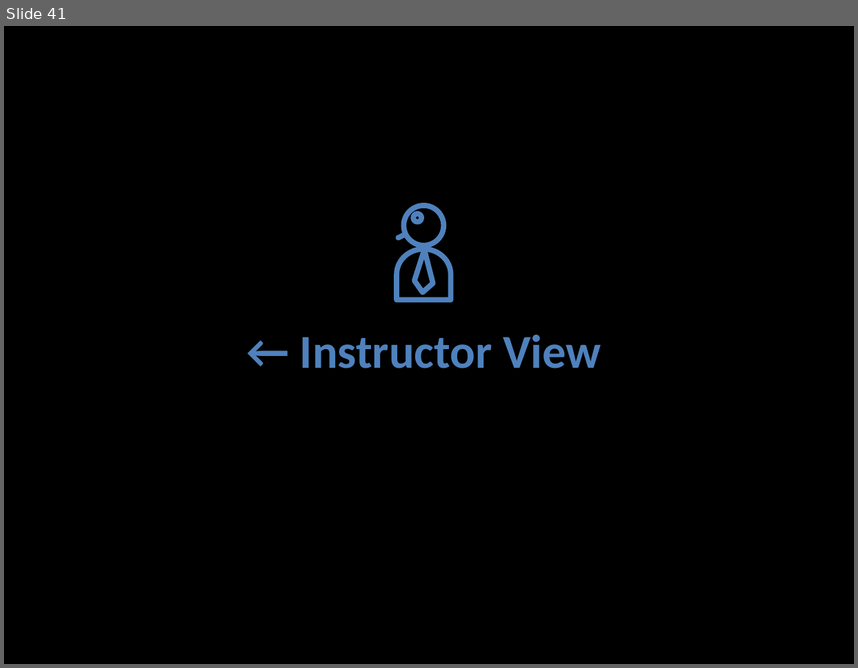
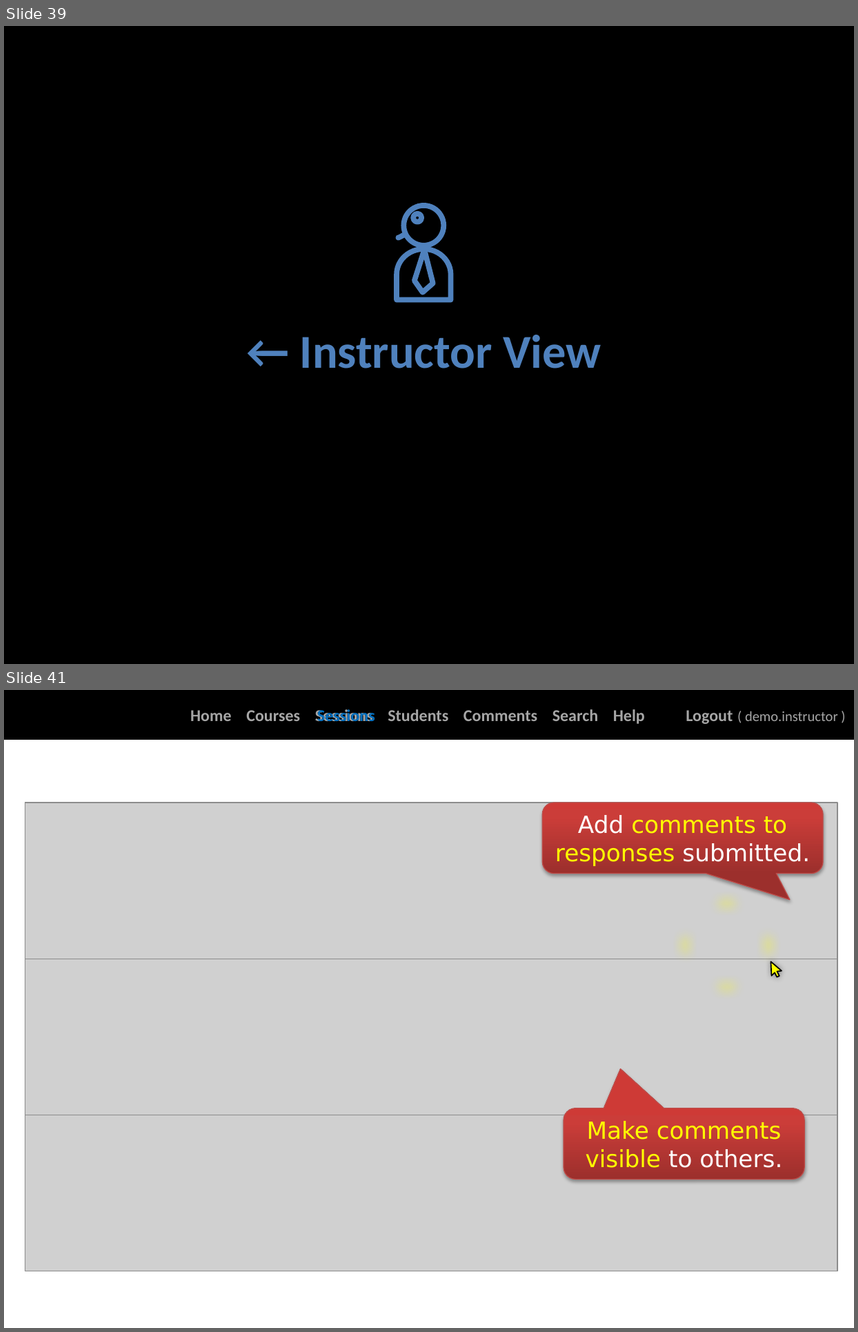
Before and after one commit to TEAMMATES/teammates, a slide deck: doc/video/video tour.pptx. Shown one above the other, each under a label of ours: slide 41 before the commit, slides 39 and 41 after it; the slides between them are not shown. The pictures are 858x668 and 858x1332 pixels, drawn with LibreOffice and Linux fonts; fonts in the diff are those of the drawing; grey boxes stand for pictures; background and template pictures are left out. Boxes give left, top, right and bottom in pixels: in the first picture for what was removed or moved away, otherwise in the second. Text is boxed around its words. In the diff, an @@ line names an element or a change of style, - is before the commit and + after.

```diff
--- a/doc/video/video tour.pptx
+++ b/doc/video/video tour.pptx
@@ slide 41 added at <box>4,690,854,1328</box>, background #FFFFFF @@
@@ rectangle added at <box>4,690,854,739</box>, fill #000000, 14 pt, text #A6A6A6, bold @@
+Home Courses Sessions Students Comments Search Help Logout ( demo.instructor )
@@ text added at <box>317,709,375,721</box>, 14 pt, text #0070C0, bold @@
+Sessions
@@ picture added at <box>25,802,838,1115</box> @@
@@ rounded speech box added at <box>542,802,822,873</box>, fill gradient #9C2F2D to #CB3E3A to #CE3B37, outline #BF4C48 0.75 pt, 20 pt, text #FFFF00 @@
+Add comments to responses submitted.
@@ donut added at <box>670,888,783,1001</box>, fill #FFFF00 @@
@@ picture added at <box>25,958,838,1115</box> @@
@@ freeform shape added at <box>766,959,783,979</box>, fill #FFFF00, outline #000000 1 pt @@
@@ picture added at <box>25,1114,838,1270</box> @@
@@ rounded speech box added at <box>564,1108,804,1179</box>, fill gradient #9C2F2D to #CB3E3A to #CE3B37, outline #BF4C48 0.75 pt, 20 pt, text #FFFF00 @@
+Make comments visible to others.
@@ what was slide 41 is now slide 39 @@
```
Also in this commit, not shown: 18 slides changed, 20 other slides added, 29 slides removed.
